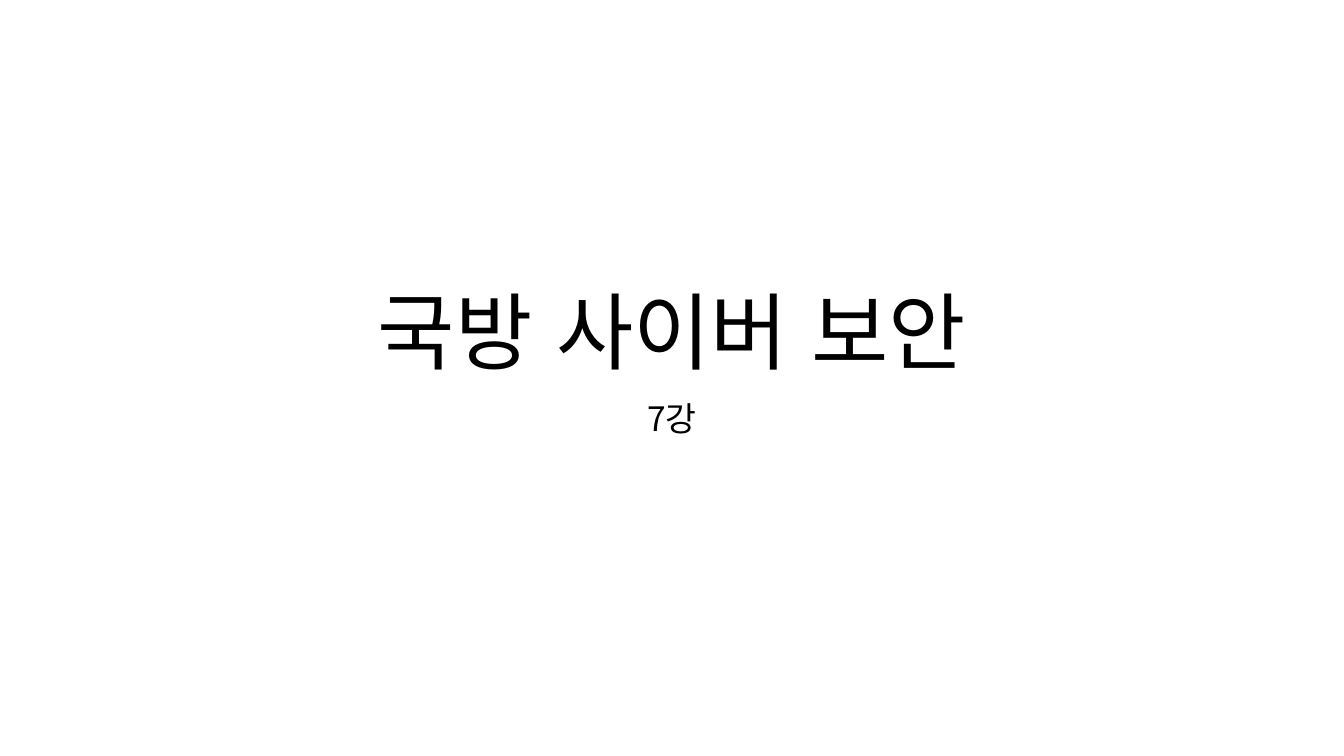
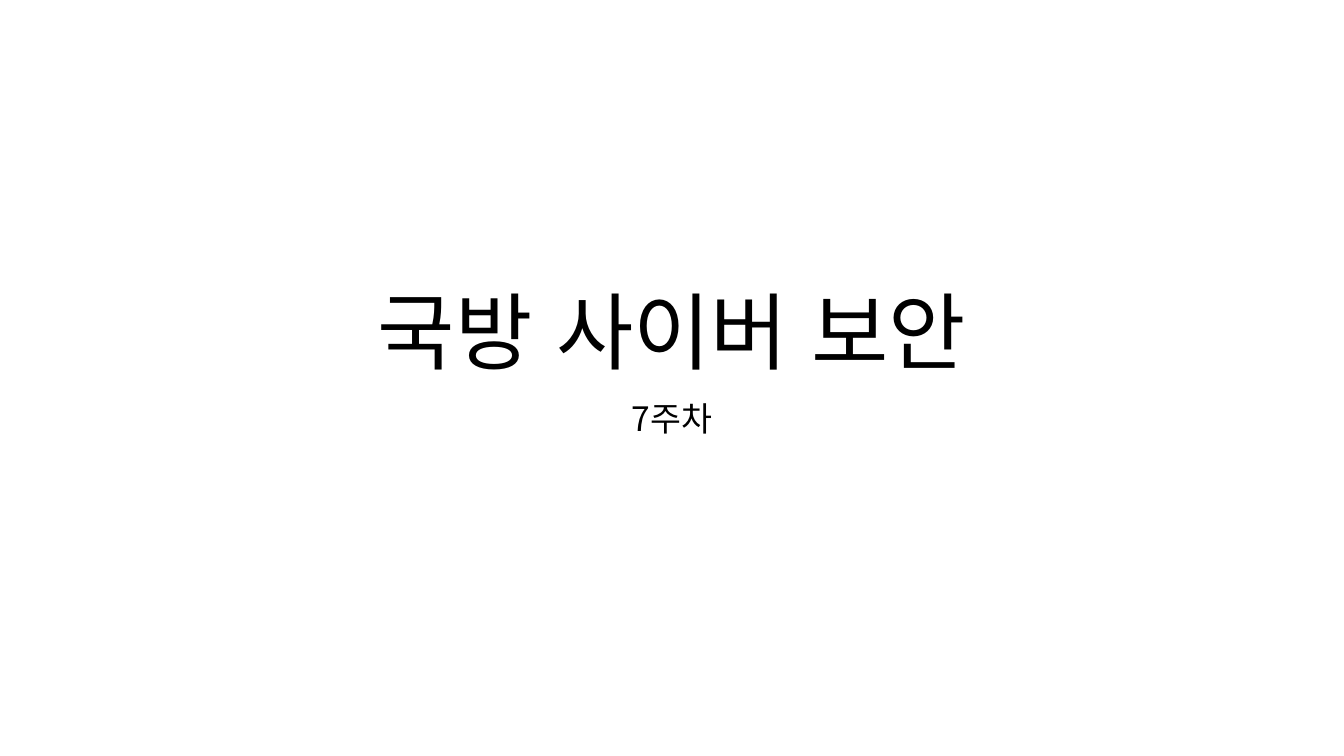
Before and after one commit to arizona95/CyberTraining, a slide deck: slide 1 of Lecture/student_before_class_ppt/국방사이버보안_수업전_7강.pptx. Drawn at 1344x756 pixels with LibreOffice and Linux fonts; fonts in the diff are those of the drawing. Boxes give left, top, right and bottom in pixels: in the first picture for what was removed or moved away, otherwise in the second. Text is boxed around its words. In the diff, an @@ line names an element or a change of style, - is before the commit and + after.

```diff
--- a/Lecture/student_before_class_ppt/국방사이버보안_수업전_7강.pptx
+++ b/Lecture/student_before_class_ppt/국방사이버보안_수업전_7강.pptx
@@ subtitle at [632, 403, 712, 434]: text changed @@
-7강
+7주차
```
Also in this commit, not shown: 2 other slides changed, 17 slides added, 13 slides removed, 21 other files.
